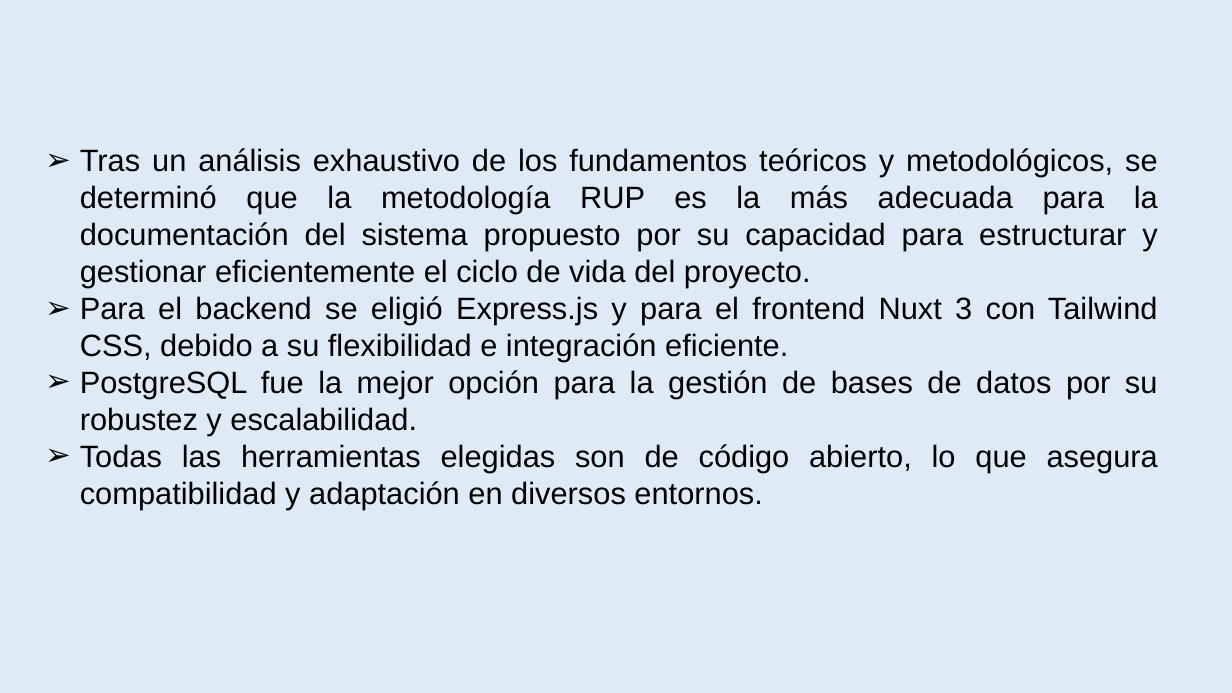
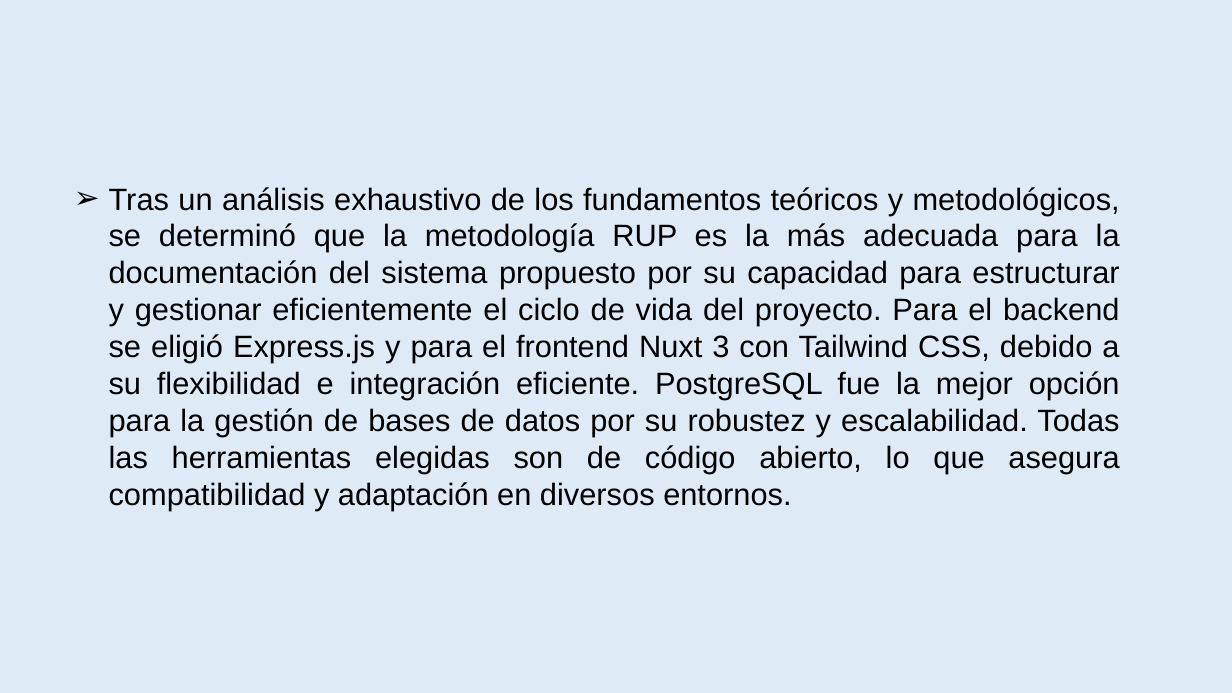
Before and after one commit to amypadron/prower_tesis, a slide deck: slide 44 of Digestión anaerobía.Original.pptx. Drawn at 1232x693 pixels with LibreOffice and Linux fonts; fonts in the diff are those of the drawing. Boxes give left, top, right and bottom in pixels: in the first picture for what was removed or moved away, otherwise in the second. Text is boxed around its words. In the diff, an @@ line names an element or a change of style, - is before the commit and + after.

```diff
--- a/Digestión anaerobía.Original.pptx
+++ b/Digestión anaerobía.Original.pptx
@@ text at box(109, 187, 1120, 511): text changed @@
-➢ Tras un análisis exhaustivo de los fundamentos teóricos y metodológicos, se determinó que la metodología RUP es la más adecuada para la documentación del sistema propuesto por su capacidad para estructurar y gestionar eficientemente el ciclo de vida del proyecto.
-➢ Para el backend se eligió Express.js y para el frontend Nuxt 3 con Tailwind CSS, debido a su flexibilidad e integración eficiente.
-➢ PostgreSQL fue la mejor opción para la gestión de bases de datos por su robustez y escalabilidad.
-➢ Todas las herramientas elegidas son de código abierto, lo que asegura compatibilidad y adaptación en diversos entornos.
+➢ Tras un análisis exhaustivo de los fundamentos teóricos y metodológicos, se determinó que la metodología RUP es la más adecuada para la documentación del sistema propuesto por su capacidad para estructurar y gestionar eficientemente el ciclo de vida del proyecto. Para el backend se eligió Express.js y para el frontend Nuxt 3 con Tailwind CSS, debido a su flexibilidad e integración eficiente. PostgreSQL fue la mejor opción para la gestión de bases de datos por su robustez y escalabilidad. Todas las herramientas elegidas son de código abierto, lo que asegura compatibilidad y adaptación en diversos entornos.
```
Also in this commit, not shown: 10 other slides changed.
